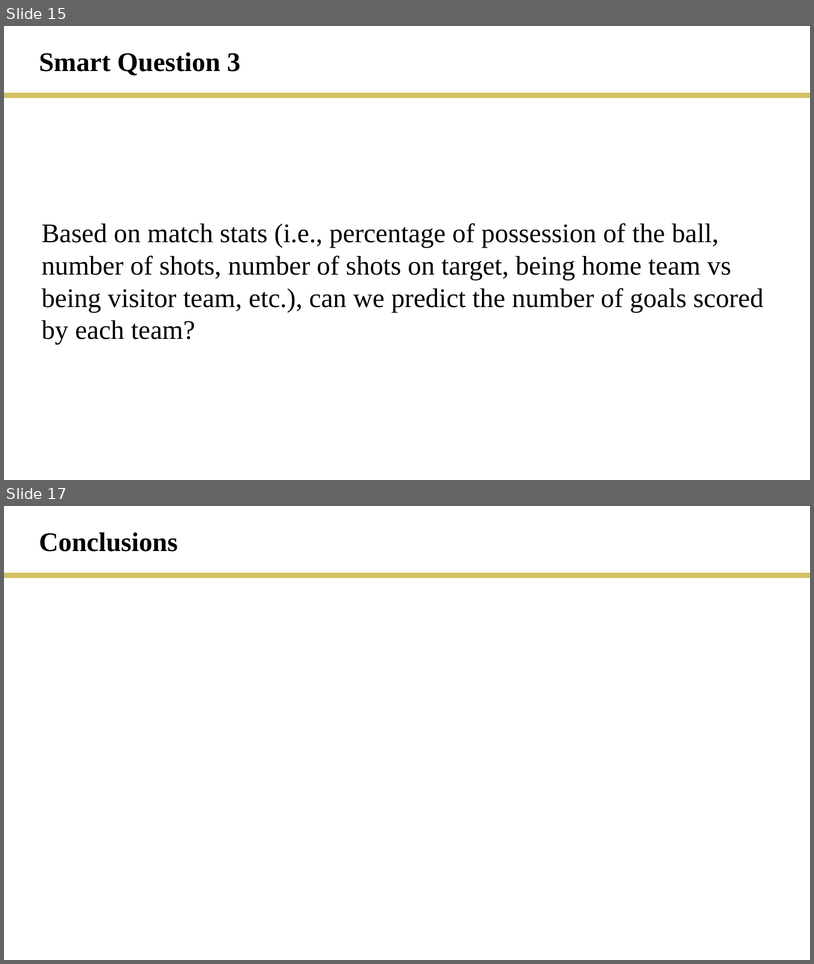
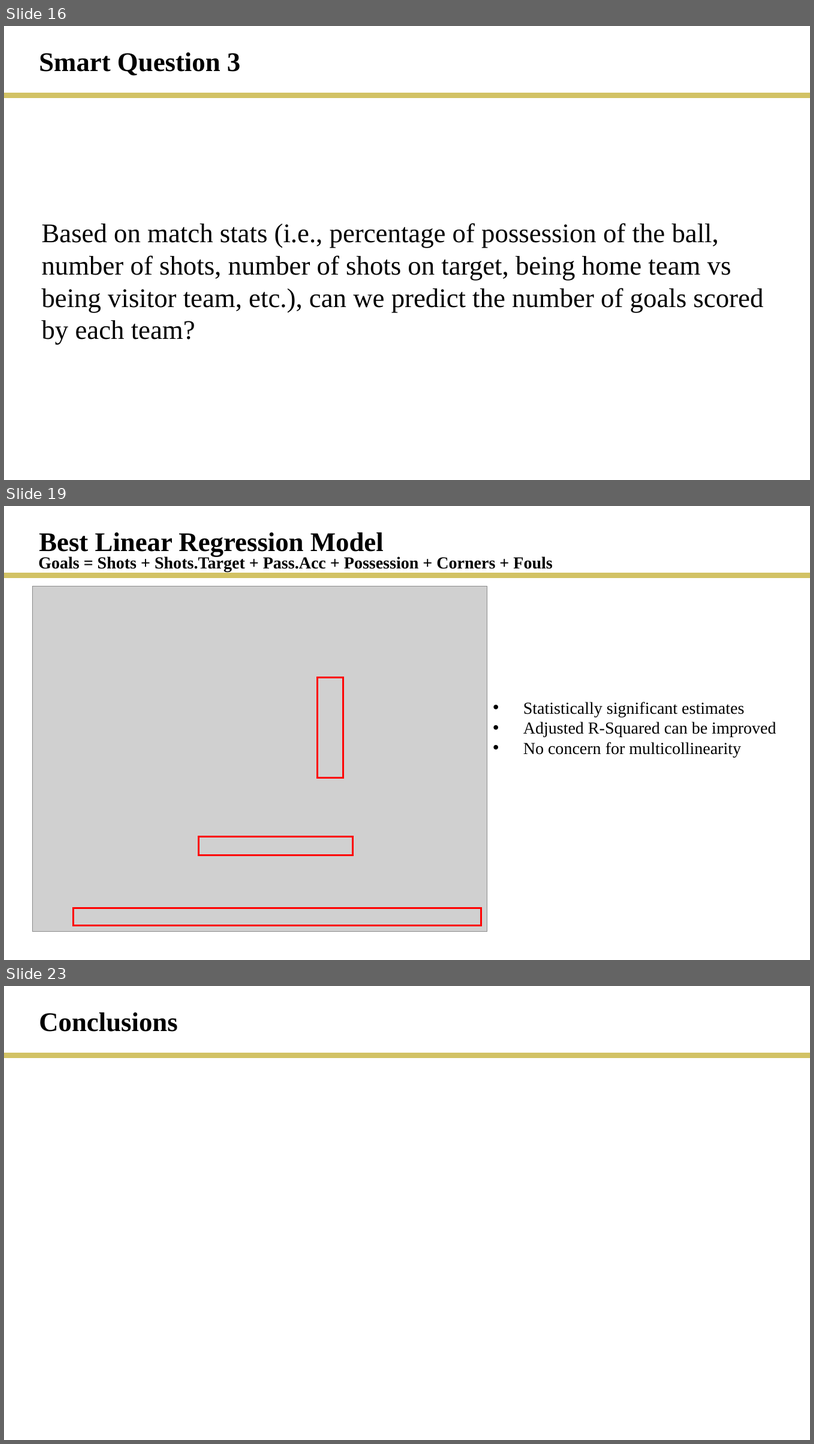
Before and after one commit to rmesina/T2_Codes-R-Us, a slide deck: final_project/T2_final_project.pptx. Shown one above the other, each under a label of ours: slides 15 and 17 before the commit, slides 16, 19 and 23 after it; the slides between them are not shown. The pictures are 814x964 and 814x1444 pixels, drawn with LibreOffice and Linux fonts; fonts in the diff are those of the drawing; grey boxes stand for pictures. Boxes give left, top, right and bottom in pixels: in the first picture for what was removed or moved away, otherwise in the second. Text is boxed around its words. In the diff, an @@ line names an element or a change of style, - is before the commit and + after.

```diff
--- a/final_project/T2_final_project.pptx
+++ b/final_project/T2_final_project.pptx
@@ slide 19 added at [4, 506, 810, 960], background #FFFFFF @@
@@ text added at [39, 532, 384, 556], 32 pt, text #000000, bold @@
+Best Linear Regression Model
@@ text added at [38, 556, 552, 572], 20 pt, text #000000, bold @@
+Goals = Shots + Shots.Target + Pass.Acc + Possession + Corners + Fouls
@@ line added from (4, 576) to (810, 576), #D2C264 6 pt @@
@@ picture added at [32, 586, 488, 931] @@
@@ rectangle added at [318, 677, 344, 778], outline #FF0000 2.25 pt @@
@@ text added at [524, 702, 776, 757], 20 pt, text #000000 @@
+• Statistically significant estimates
+• Adjusted R-Squared can be improved
+• No concern for multicollinearity
@@ rectangle added at [199, 837, 353, 855], outline #FF0000 2.25 pt @@
@@ rectangle added at [74, 908, 482, 925], outline #FF0000 2.25 pt @@
@@ what was slide 15 is now slide 16 @@
@@ what was slide 17 is now slide 23 @@
```
Also in this commit, not shown: 1 slide changed, 6 other slides added, 1 slide removed, 2 other files.
